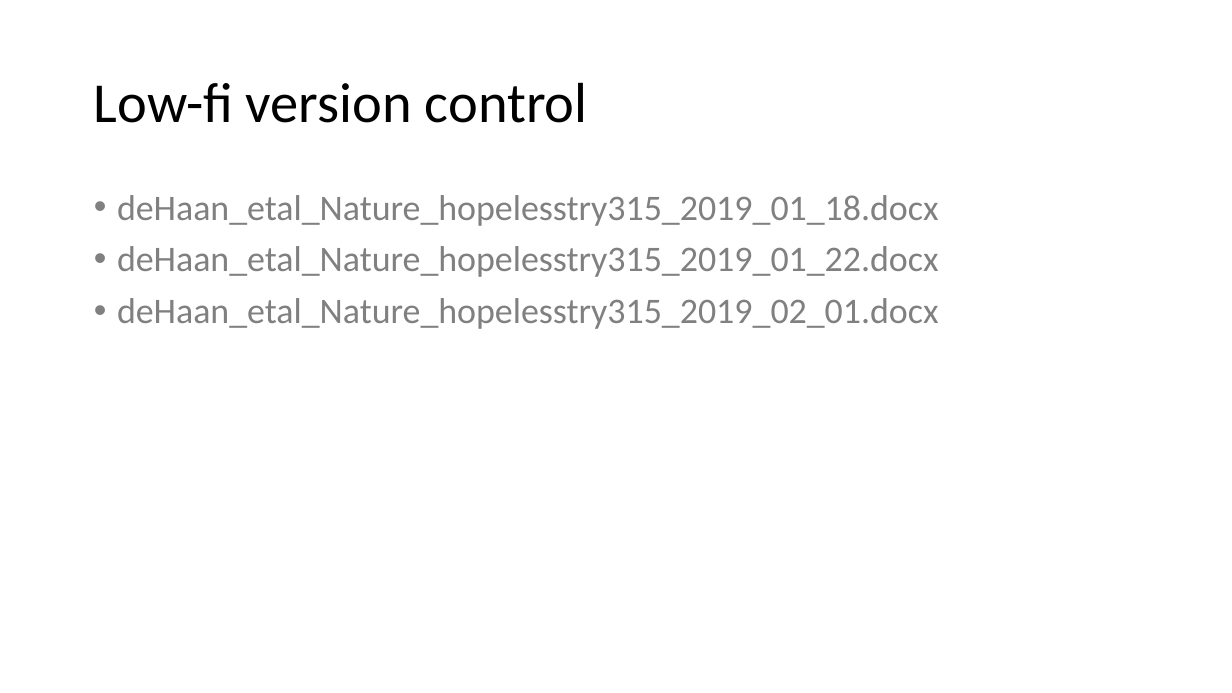
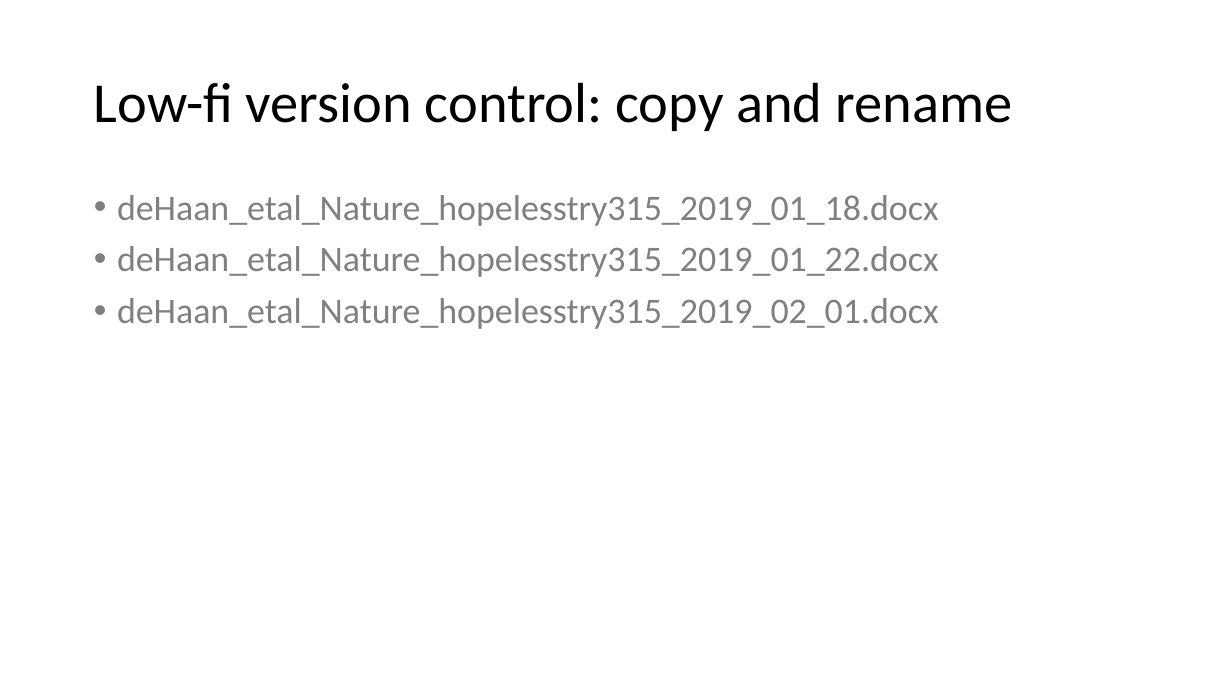
Before and after one commit to VHP4Safety/github_intro_training, a slide deck: slide 9 of powerpoints/github_part1.pptx. Drawn at 1232x693 pixels with LibreOffice and Linux fonts; fonts in the diff are those of the drawing. Boxes give left, top, right and bottom in pixels: in the first picture for what was removed or moved away, otherwise in the second. Text is boxed around its words. In the diff, an @@ line names an element or a change of style, - is before the commit and + after.

```diff
--- a/powerpoints/github_part1.pptx
+++ b/powerpoints/github_part1.pptx
@@ title at (94, 82, 1012, 131): text changed @@
-Low-fi version control
+Low-fi version control: copy and rename
```
Also in this commit, not shown: 11 other slides changed, 7 slides added, 1 other file.
